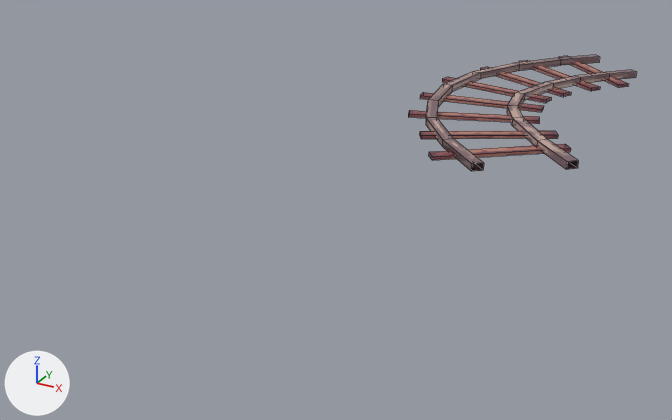
One commit to the FBX model Assets/Models/RailTurn.fbx: the scene before it, then after it.
Camera for both pictures: a 50 mm lens placed at (-1.37, -10.01, 2.4), pointed at (-4.18, -4.89, -0.16). The axes (+X, +Y, +Z) are drawn at lower left. The lights are the same throughout. Mesh edges are drawn as thin lines.

The first picture shows 'RailTurn'.
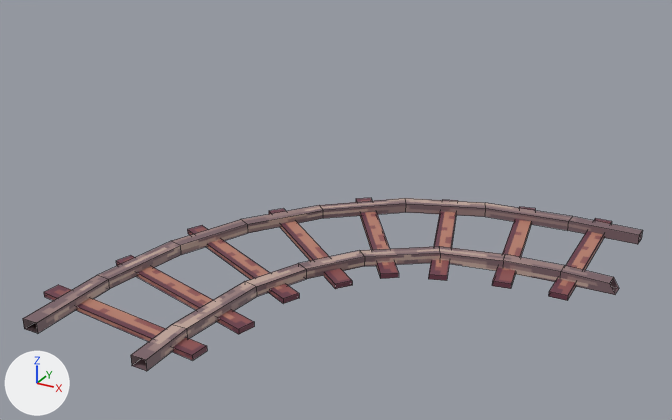
Commit message: Redo for rails

What changed in the scene script:
```text
Change me_cube_090:
    used by ob_railturn; location = (-3.88, -2.984, 0.141); rotation_euler = (0.0, 0.0, 1.693), in degrees (0, 0, 97); scale = (-0.0479, -0.505, -0.0135)
    before: 100 (25.6, 1.9, -3.8) at pixel (578, 160), 101 (25.6, 1.9, 0.3) at pixel (577, 168), 104 (26.6, 1.8, -3.8) at pixel (567, 161), 105 (26.6, 1.8, 0.3) at pixel (566, 169)
    remove me_cube_090.from_pydata(...)  # 136 vertices, 112 faces; spans x -36.4..32.3, y -1.0..2.2, z -3.8..1.0
    add me_cube_090.from_pydata(...)  # 136 vertices, 112 faces; spans x -36.8..32.3, y -1.0..2.2, z -4.2..1.0
    me_cube_090 part 1: 42 of 136 vertices moved; they spanned x -36.2..3.5, y -0.8..2.2, z -3.8..0.3 and now span x -36.8..3.4, y -0.8..2.2, z -4.2..0.7; mean shift (0.0, 0.0, 0.0); largest move (-26.0, 2.2, -3.8) -> (-24.8, 2.2, -3.8)
    me_cube_090 part 2
    add for i in [100, 101, 104, 105]: me_cube_090.vertices[i].co += Vector((-2.6, -0.2, 0.0))
    me_cube_090.vertices[64].co: (31.3, 0.8, -3.8) -> (31.2, 0.7, -3.8)  # pixel (483, 162) -> pixel (36, 323)
    me_cube_090.vertices[65].co: (31.3, 0.8, 0.3) -> (31.2, 0.7, 0.3)  # pixel (483, 170) -> pixel (37, 333)
Change ob_railturn:
    ob_railturn.location: (-3.88, -2.984, 0.141) -> (-3.761, -5.992, 0.141)
    ob_railturn.rotation_euler: (0.0, 0.0, 1.693) -> (0.0, 0.0, 0.909)  # degrees (0, 0, 97) -> degrees (0, 0, 52)
```

Pixel boxes [x1, y1, x2, y2] of what changed, in the pictures (672 x 420 px; the box of a moved part takes in the faces that stretch with it):
'RailTurn', reshaped, moved, turned
    before: [408, 55, 636, 171]
    after: [23, 198, 643, 371]
part 1 of me_cube_090, moved or reshaped
    before: [429, 55, 636, 124]
    after: [241, 198, 643, 295]
part 2 of me_cube_090, moved or reshaped
    before: [443, 139, 578, 171]
    after: [23, 276, 187, 371]
